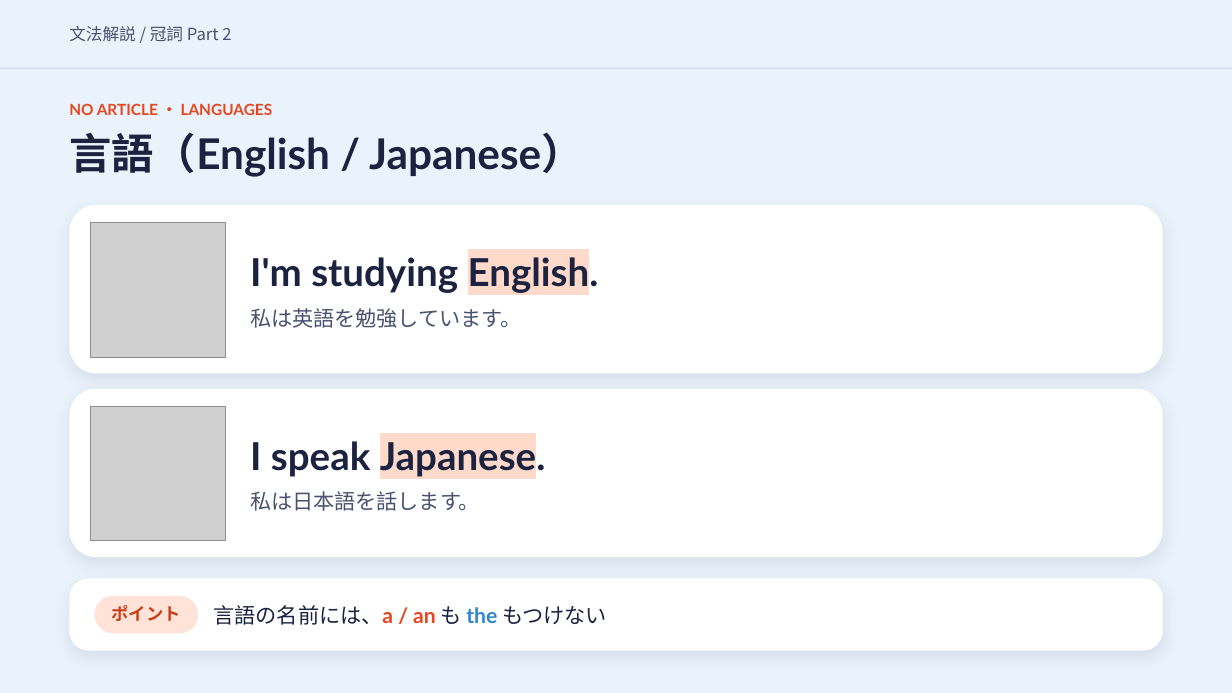
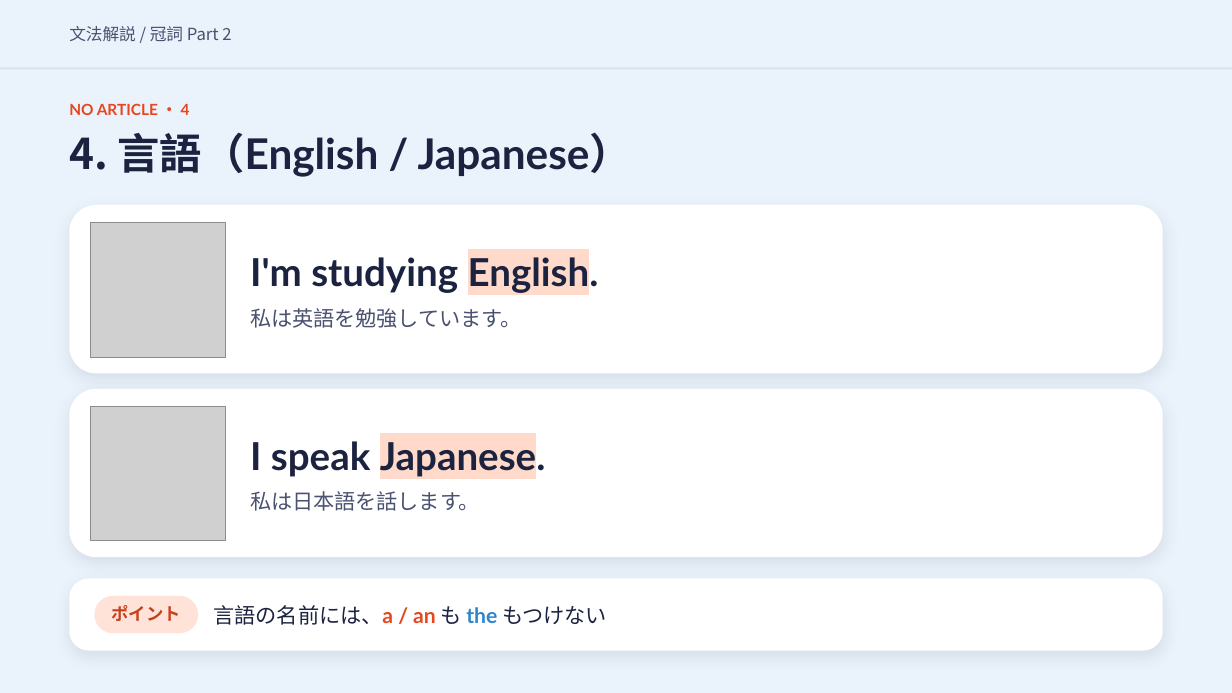
Before and after one commit to hinakajisaki-dev/hina-english, a slide deck: slide 26 of matome/articles-2/articles-2-slides.pptx. Drawn at 1232x693 pixels with LibreOffice and Linux fonts; fonts in the diff are those of the drawing; grey boxes stand for pictures. Boxes give left, top, right and bottom in pixels: in the first picture for what was removed or moved away, otherwise in the second. Text is boxed around its words. In the diff, an @@ line names an element or a change of style, - is before the commit and + after.

```diff
--- a/matome/articles-2/articles-2-slides.pptx
+++ b/matome/articles-2/articles-2-slides.pptx
@@ text at (69, 103, 190, 115): text changed @@
-NO ARTICLE ・ LANGUAGES
+NO ARTICLE ・ 4
@@ text at (69, 132, 633, 177): text changed @@
-言語（English / Japanese）
+4. 言語（English / Japanese）
```
Also in this commit, not shown: 9 other slides changed, 2 slides added, 2 slides removed, 9 other files.
